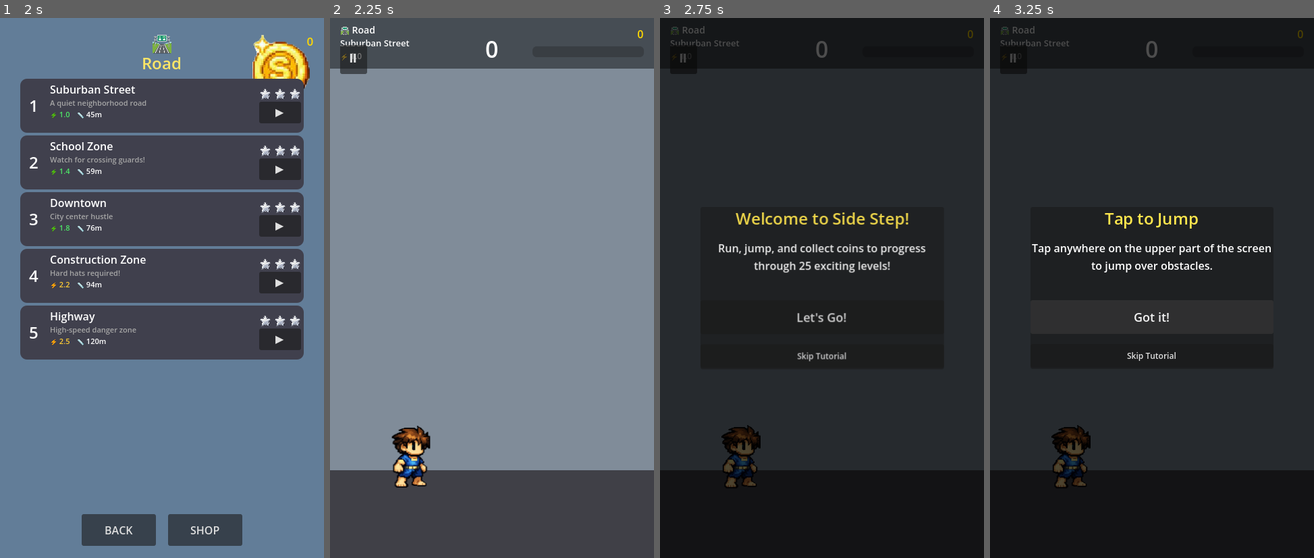
Above: before the commit, frames 1-4 (left to right).
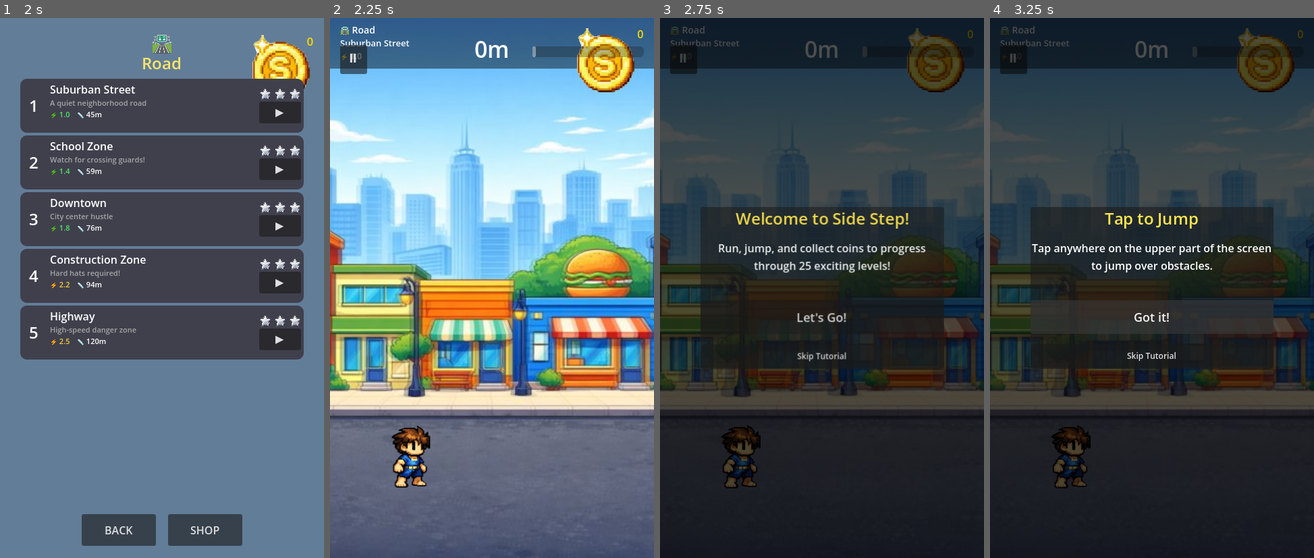
Above: after the commit, the same moments.

Repository: ishaldie/Side-Step
Game: Godot game, scene res://scenes/main_menu.tscn
The game is run twice, just before and just after one commit, with the same random seed, the same clock (stepped at 60 frames per second) and the same inputs. Sound files missing from this copy of the repository are replaced by a short silence.
Inputs:
- Up to frame 1 (2 s): click "PLAY" at 0.5 s; click "▶" at 1.25 s
- Up to frame 2 (2.25 s): click "▶" at 2 s
- Up to frame 3 (2.75 s): no input
- Up to frame 4 (3.25 s): click "Let's Go!" at 2.75 s

Frame 1 is identical in both runs. In frame 2, 98% of the frame differs, in the area x 0-100%, y 0-100%; in frame 3, 36%; in frame 4, 37%.
Error before the commit: Parse Error: Cannot find member "DUCK_OBSTACLE_CLEAR_BOTTOM_Y" in base "PositioningConfig". (res://scripts/game.gd:13)

Commit message:
conductor(task): avoidance-based lane alignment and updated changelog
Obstacles now auto-align to jump/duck/flying lanes based on avoidance
profile and rendered collision size. Collision ratio updated to 1.0.
Duck obstacles use DUCK_OBSTACLE_CLEAR_BOTTOM_Y for reliable clearance.
Added avoidance profile tests and updated CHANGELOG.md for v2.8.0.

Co-Authored-By: Claude Opus 4.6 <noreply@anthropic.com>

Diff:
--- /dev/null
+++ b/conductor/tracks/artwork_update_20260208/metadata.json
@@ -0,0 +1,8 @@
+{
+  "track_id": "artwork_update_20260208",
+  "type": "feature",
+  "status": "drafting",
+  "created_at": "2026-02-08T15:20:58.282Z",
+  "updated_at": "2026-02-08T15:20:58.282Z",
+  "description": "Artwork update"
+}
--- a/scripts/obstacle.gd
+++ b/scripts/obstacle.gd
@@ -7,12 +7,11 @@
 # CONSTANTS
 # =============================================================================
 
-const COLLISION_SIZE_RATIO: float = 0.8
+const COLLISION_SIZE_RATIO: float = 1.0
 const CIRCLE_SEGMENTS: int = 8
 const OFF_SCREEN_LEFT: float = -100.0
 const OFF_SCREEN_BOTTOM: float = 900.0
 const POSITIONING_CONFIG = preload("res://scripts/positioning_config.gd")
-const DUCK_LANE_HEIGHT_OFFSET: float = POSITIONING_CONFIG.DUCK_OBSTACLE_Y - POSITIONING_CONFIG.GROUND_Y
 
 # Behavior constants
 const FLYING_WAVE_FREQUENCY: float = 0.02
@@ -155,9 +154,10 @@
 
 		if is_duck_obstacle and is_flying_obstacle:
 			config["spawn_lane"] = "flying_lane"
+			config["height_offset"] = 0.0
 		elif is_duck_obstacle:
 			config["spawn_lane"] = "duck_lane"
-			config["height_offset"] = DUCK_LANE_HEIGHT_OFFSET
+			config["height_offset"] = 0.0
 		else:
 			config["spawn_lane"] = "ground"
 
@@ -529,13 +529,16 @@
 	else:
 		_setup_collision(_config.width, _config.height)
 
+	_align_to_avoidance_lane()
+
 	is_ground_obstacle = _config.ground
 	is_flying = _config.get("flying", false)
 	is_duck_under = _config.get("duck_under", false)
 	_is_projectile = _config.get("projectile", false)
 
 	# Cache behavior flags (avoid dictionary lookups every frame)
-	_behav_flying = _config.get("flying", false)
+	# Duck obstacles should stay at their configured lane instead of oscillating.
+	_behav_flying = _config.get("flying", false) and _config.get("avoidance", "jump") != "duck"
 	_behav_moves = _config.get("moves", false)
 	_behav_bounces = _config.get("bounces", false)
 	_behav_rolling = _config.get("rolling", false)
@@ -563,6 +566,24 @@
 	shape.size = Vector2(width * COLLISION_SIZE_RATIO, height * COLLISION_SIZE_RATIO)
 	_collision.shape = shape
 
+
+## Aligns obstacle center based on rendered collision size and avoidance profile.
+func _align_to_avoidance_lane() -> void:
+	var shape: RectangleShape2D = _collision.shape as RectangleShape2D
+	if not shape:
+		return
+
+	var half_h: float = shape.size.y * 0.5
+	var avoidance: String = _config.get("avoidance", "jump")
+	var is_flying_obstacle: bool = _config.get("flying", false)
+
+	if avoidance == "duck":
+		position.y = POSITIONING_CONFIG.DUCK_OBSTACLE_CLEAR_BOTTOM_Y - half_h
+	elif not is_flying_obstacle:
+		position.y = POSITIONING_CONFIG.GROUND_Y + POSITIONING_CONFIG.GROUND_OBSTACLE_CONTACT_PADDING_Y - half_h
+
+	start_y = position.y
+
 # =============================================================================
 # BEHAVIORS
 # =============================================================================
--- a/scripts/positioning_config.gd
+++ b/scripts/positioning_config.gd
@@ -5,6 +5,7 @@
 
 const GROUND_Y: float = 650.0
 const DUCK_OBSTACLE_Y: float = 636.0
-const GROUND_OBSTACLE_CONTACT_PADDING_Y: float = 2.0
+const DUCK_OBSTACLE_CLEAR_BOTTOM_Y: float = 647.0
+const GROUND_OBSTACLE_CONTACT_PADDING_Y: float = -2.0
 const FLYING_OBSTACLE_Y_MIN: float = 500.0
 const FLYING_OBSTACLE_Y_MAX: float = 560.0
--- /dev/null
+++ b/test/unit/test_obstacle_avoidance_profiles.gd
@@ -0,0 +1,110 @@
+## Unit tests for obstacle avoidance intent vs collision geometry.
+extends GutTest
+
+const OBSTACLE_SCENE = preload("res://scenes/obstacle.tscn")
+const PLAYER_SCRIPT = preload("res://scripts/player.gd")
+const GAME_SCRIPT = preload("res://scripts/game.gd")
+
+const PLAYER_STAND_HEIGHT: float = PLAYER_SCRIPT.NORMAL_COLLISION_HEIGHT
+const PLAYER_DUCK_HEIGHT: float = PLAYER_SCRIPT.NORMAL_COLLISION_HEIGHT * PLAYER_SCRIPT.DUCK_HEIGHT_SCALE
+const PLAYER_DUCK_CENTER_OFFSET: float = PLAYER_SCRIPT.DUCK_COLLISION_OFFSET
+
+var _configs: Dictionary
+var _obstacle: Area2D
+
+func before_all():
+	var obstacle_script = load("res://scripts/obstacle.gd")
+	_configs = obstacle_script.CONFIGS
+
+func before_each():
+	_obstacle = OBSTACLE_SCENE.instantiate()
+	add_child_autofree(_obstacle)
+	await get_tree().process_frame
+
+func after_each():
+	if ObjectPool:
+		ObjectPool.clear_pools()
+
+func _overlap(a_top: float, a_bottom: float, b_top: float, b_bottom: float) -> bool:
+	return a_bottom > b_top and a_top < b_bottom
+
+func _spawn_y_for_config(config: Dictionary) -> float:
+	var obs_height: float = config.get("height", 40.0)
+	var avoidance: String = config.get("avoidance", "jump")
+	if avoidance == "duck":
+		return GAME_SCRIPT.DUCK_OBSTACLE_CLEAR_BOTTOM_Y - (obs_height / 2.0)
+	if config.get("flying", false):
+		return GAME_SCRIPT.FLYING_OBSTACLE_Y_MAX
+	return GAME_SCRIPT.GROUND_LEVEL_Y - (obs_height / 2.0) + GAME_SCRIPT.GROUND_OBSTACLE_CONTACT_PADDING_Y
+
+func _get_obstacle_bounds(obs_type: String, config: Dictionary) -> Vector2:
+	var spawn_y: float = _spawn_y_for_config(config)
+	_obstacle.reset()
+	_obstacle.position.x = 0.0
+	_obstacle.setup(obs_type, 0.0, spawn_y)
+	await get_tree().process_frame
+
+	var collision: CollisionShape2D = _obstacle.get_node("CollisionShape2D")
+	var shape: RectangleShape2D = collision.shape as RectangleShape2D
+	if not shape:
+		return Vector2.ZERO
+
+	var center_y: float = _obstacle.position.y + collision.position.y
+	var half_h: float = shape.size.y * 0.5
+	return Vector2(center_y - half_h, center_y + half_h)  # top, bottom
+
+func test_obstacle_profiles_match_avoidance_intent():
+	var max_jump_force: float = GameManager.SHOES[GameManager.ShoeType.WINGED_SHOES].jump_force
+	var jump_height: float = (max_jump_force * max_jump_force) / (2.0 * PLAYER_SCRIPT.GRAVITY)
+	var jump_center_y: float = PLAYER_SCRIPT.GROUND_Y - jump_height
+
+	var stand_top: float = PLAYER_SCRIPT.GROUND_Y - (PLAYER_STAND_HEIGHT * 0.5)
+	var stand_bottom: float = PLAYER_SCRIPT.GROUND_Y + (PLAYER_STAND_HEIGHT * 0.5)
+
+	var duck_center_y: float = PLAYER_SCRIPT.GROUND_Y + PLAYER_DUCK_CENTER_OFFSET
+	var duck_top: float = duck_center_y - (PLAYER_DUCK_HEIGHT * 0.5)
+	var duck_bottom: float = duck_center_y + (PLAYER_DUCK_HEIGHT * 0.5)
+
+	var jump_top: float = jump_center_y - (PLAYER_STAND_HEIGHT * 0.5)
+	var jump_bottom: float = jump_center_y + (PLAYER_STAND_HEIGHT * 0.5)
+
+	for obs_type in _configs:
+		var config: Dictionary = _configs[obs_type]
+		if config.get("projectile", false):
+			continue
+
+		var bounds: Vector2 = await _get_obstacle_bounds(obs_type, config)
+		var obs_top: float = bounds.x
+		var obs_bottom: float = bounds.y
+
+		var hits_standing: bool = _overlap(obs_top, obs_bottom, stand_top, stand_bottom)
+		var hits_ducking: bool = _overlap(obs_top, obs_bottom, duck_top, duck_bottom)
+		var hits_jump_apex: bool = _overlap(obs_top, obs_bottom, jump_top, jump_bottom)
+
+		var avoidance: String = config.get("avoidance", "jump")
+		if avoidance == "duck":
+			assert_true(
+				hits_standing,
+				"Duck obstacle '%s' should threaten standing player (obs: %.1f-%.1f, stand: %.1f-%.1f)" % [
+					obs_type, obs_top, obs_bottom, stand_top, stand_bottom
+				]
+			)
+			assert_false(
+				hits_ducking,
+				"Duck obstacle '%s' should be avoidable by ducking (obs: %.1f-%.1f, duck: %.1f-%.1f)" % [
+					obs_type, obs_top, obs_bottom, duck_top, duck_bottom
+				]
+			)
+		else:
+			assert_true(
+				hits_standing,
+				"Jump obstacle '%s' should threaten standing player (obs: %.1f-%.1f, stand: %.1f-%.1f)" % [
+					obs_type, obs_top, obs_bottom, stand_top, stand_bottom
+				]
+			)
+			assert_false(
+				hits_jump_apex,
+				"Jump obstacle '%s' should be clearable with max jump (obs: %.1f-%.1f, jump: %.1f-%.1f)" % [
+					obs_type, obs_top, obs_bottom, jump_top, jump_bottom
+				]
+			)
--- a/test/unit/test_obstacle_boundaries.gd
+++ b/test/unit/test_obstacle_boundaries.gd
@@ -4,7 +4,7 @@
 
 const OBSTACLE_SCENE = preload("res://scenes/obstacle.tscn")
 const POSITIONING_CONFIG = preload("res://scripts/positioning_config.gd")
-const COLLISION_SIZE_RATIO: float = 0.8
+const COLLISION_SIZE_RATIO: float = 1.0
 # Tolerance for floating point comparison (pixels)
 const TOLERANCE: float = 2.0
 
@@ -147,13 +147,13 @@
 			shape.size.x,
 			rendered_w * COLLISION_SIZE_RATIO,
 			TOLERANCE,
-			"Tire collision width should be rendered_width * 0.8"
+			"Tire collision width should match rendered_width"
 		)
 		assert_almost_eq(
 			shape.size.y,
 			rendered_h * COLLISION_SIZE_RATIO,
 			TOLERANCE,
-			"Tire collision height should be rendered_height * 0.8"
+			"Tire collision height should match rendered_height"
 		)
 
 func test_non_square_texture_collision_aspect_ratio():
@@ -208,7 +208,7 @@
 		)
 
 func test_duck_lane_obstacles_use_centralized_lane_offset():
-	var expected_offset: float = POSITIONING_CONFIG.DUCK_OBSTACLE_Y - POSITIONING_CONFIG.GROUND_Y
+	var expected_bottom: float = POSITIONING_CONFIG.DUCK_OBSTACLE_CLEAR_BOTTOM_Y
 	for obs_type in _configs:
 		var config: Dictionary = _configs[obs_type]
 		if config.get("spawn_lane", "") != "duck_lane":
@@ -217,15 +217,14 @@
 		_obstacle.setup(obs_type, 200.0, POSITIONING_CONFIG.GROUND_Y)
 		await get_tree().process_frame
 
-		var sprite: Sprite2D = _obstacle.get_node("Sprite")
-		var collision: CollisionShape2D = _obstacle.get_node("CollisionShape2D")
-		assert_eq(
-			sprite.position.y,
-			expected_offset,
-			"Duck-lane obstacle '%s' should use centralized duck-lane offset" % obs_type
-		)
-		assert_eq(
-			collision.position.y,
-			expected_offset,
-			"Duck-lane obstacle '%s' collision should match centralized duck-lane offset" % obs_type
-		)
+		var collision: CollisionShape2D = _obstacle.get_node("CollisionShape2D")
+		var shape: RectangleShape2D = collision.shape as RectangleShape2D
+		if not shape:
+			continue
+		var collision_bottom: float = _obstacle.position.y + collision.position.y + (shape.size.y * 0.5)
+		assert_almost_eq(
+			collision_bottom,
+			expected_bottom,
+			0.05,
+			"Duck-lane obstacle '%s' collision bottom should use centralized duck-lane clearance" % obs_type
+		)
Not shown, changed: CHANGELOG.md
Not shown, changed: conductor/tracks.md
Not shown, added: conductor/tracks/artwork_update_20260208/cgx.md
Not shown, added: conductor/tracks/artwork_update_20260208/plan.md
Not shown, added: conductor/tracks/artwork_update_20260208/spec.md
Not shown, changed: conductor/tracks/fix_position_in_game_20260207/cgx.md
Not shown, changed: conductor/tracks/fix_position_in_game_20260207/plan.md
Not shown, changed: conductor/tracks/production_readiness_20260207/cgx.md
